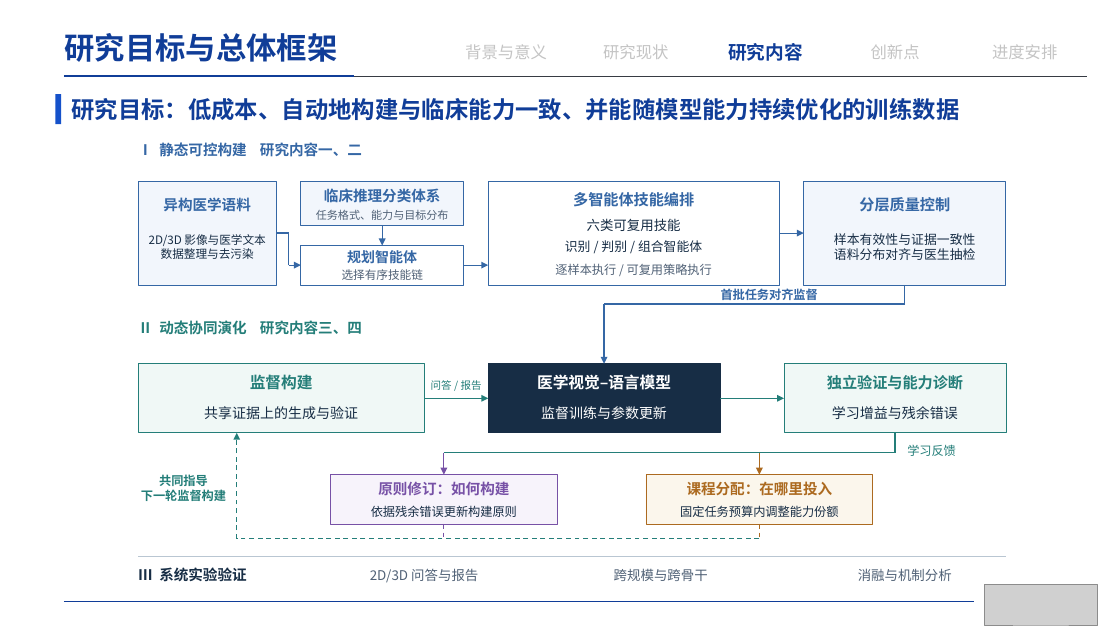
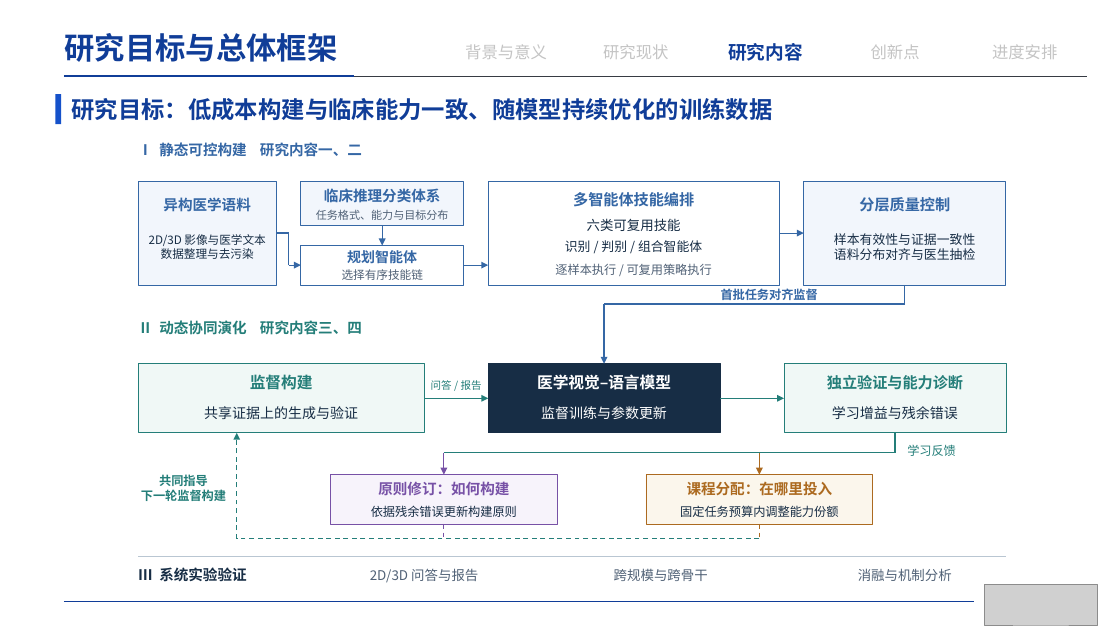
Before and after one commit to irving-2222/Graduation-Thesis, a slide deck: slide 13 of 开题答辩.pptx. Drawn at 1120x630 pixels with LibreOffice and Linux fonts; fonts in the diff are those of the drawing; grey boxes stand for pictures. Boxes give left, top, right and bottom in pixels: in the first picture for what was removed or moved away, otherwise in the second. Text is boxed around its words. In the diff, an @@ line names an element or a change of style, - is before the commit and + after.

```diff
--- a/开题答辩.pptx
+++ b/开题答辩.pptx
@@ text at box(71, 98, 772, 120): text changed @@
-研究目标：低成本、自动地构建与临床能力一致、并能随模型能力持续优化的训练数据
+研究目标：低成本构建与临床能力一致、随模型持续优化的训练数据
```
Also in this commit, not shown: 12 other slides changed, 1 other file.
